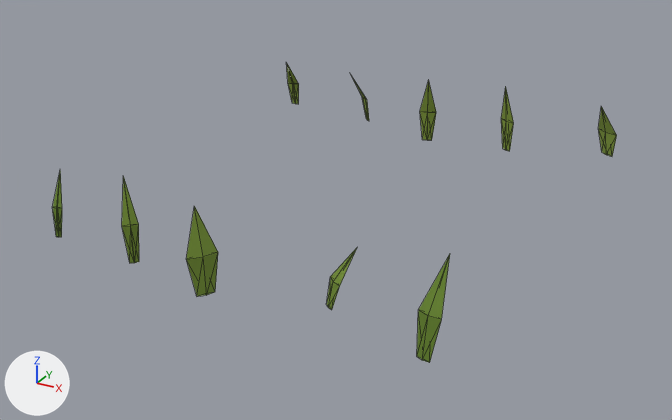
A saved change to the glTF model assets/custom/models/tile_decorations/tile_grass_strip_02.glb.
The view is the same before and after, from a camera (50 mm lens) standing at (0.82, -1.549, 0.729) and looking at (0.002, -0.061, -0.015). Arrows for +X, +Y and +Z are at lower left; the lights stay in place. The picture after the commit comes second. Mesh edges are drawn as thin lines. Vertices at exactly the same position are counted once.

Before the edit, the objects in view are built like this:
```python
me_tile_grass_strip_02_mesh = bpy.data.meshes.new('tile_grass_strip_02_mesh')
me_tile_grass_strip_02_mesh.from_pydata(...)  # 90 vertices, 140 faces; spans x -0.434..0.42, y -0.5..0.5, z -0.006..0.149
me_tile_grass_strip_02_mesh.materials.append(mat_tiledetails_grass)  # picture img_grass_palette
ob_tile_grass_strip_02 = bpy.data.objects.new('tile_grass_strip_02', me_tile_grass_strip_02_mesh)
ob_tile_grass_strip_02.location = (0.0, 0.0, 0.0)
```
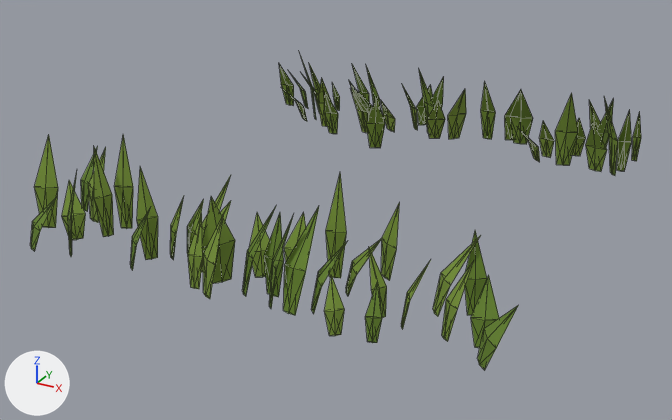
Patch to the scene script:
```diff
--- a/assets/custom/models/tile_decorations/tile_grass_strip_02.glb.py
+++ b/assets/custom/models/tile_decorations/tile_grass_strip_02.glb.py
@@ me_tile_grass_strip_02_mesh @@
-me_tile_grass_strip_02_mesh.from_pydata(...)  # 90 vertices, 140 faces; spans x -0.434..0.42, y -0.5..0.5, z -0.006..0.149
+me_tile_grass_strip_02_mesh.from_pydata(...)  # 648 vertices, 1008 faces; spans x -0.448..0.495, y -0.5..0.5, z -0.006..0.172
+# me_tile_grass_strip_02_mesh part 1: the loose piece of 9 vertices spanning x -0.217..-0.179, y -0.454..-0.42, z -0.006..0.141 is multiplied about its middle by the matrix ((-0.094, 1.066, -0.014), (-1.066, -0.095, -0.014), (-0.015, 0.013, 1.07)), then moved by (0.315, -0.015, 0.006)
+# me_tile_grass_strip_02_mesh part 2: the loose piece of 9 vertices spanning x 0.363..0.403, y -0.491..-0.438, z -0.006..0.145 is multiplied about its middle by the matrix ((0.878, -0.663, 0.009), (0.663, 0.878, -0.021), (0.005, 0.022, 1.1)), then moved by (-0.818, 0.075, 0.008)
+# me_tile_grass_strip_02_mesh part 3: the loose piece of 9 vertices spanning x 0.18..0.217, y -0.428..-0.382, z -0.006..0.091 is multiplied about its middle by the matrix ((0.24, -0.815, 0.017), (0.815, 0.24, -0.022), (0.016, 0.022, 0.85)), then moved by (0.028, -0.074, -0.007)
+# me_tile_grass_strip_02_mesh part 4: the loose piece of 9 vertices spanning x -0.033..0.002, y -0.5..-0.455, z -0.006..0.14 is multiplied about its middle by the matrix ((0.018, 0.906, -0.01), (-0.906, 0.018, -0.016), (-0.016, 0.011, 0.906)), then moved by (0.24, 0.196, -0.007)
+# me_tile_grass_strip_02_mesh part 5: the loose piece of 9 vertices spanning x -0.221..-0.182, y 0.415..0.459, z -0.006..0.121 is multiplied about its middle by the matrix ((-0.846, -0.245, -0.017), (0.245, -0.846, -0.012), (-0.013, -0.016, 0.881)), then moved by (0.529, -0.847, -0.007)
+# me_tile_grass_strip_02_mesh part 6: the loose piece of 9 vertices spanning x 0.363..0.403, y -0.491..-0.438, z -0.006..0.145 is copied, and the copy is turned -23.4 degrees about the z axis through its middle and scaled by 0.813, then moved by (0.012, 0.061, -0.014); it spans x 0.377..0.411, y -0.426..-0.387, z -0.006..0.117
+# me_tile_grass_strip_02_mesh part 7: the loose piece of 9 vertices spanning x -0.434..-0.403, y 0.43..0.486, z -0.006..0.121 is multiplied about its middle by the matrix ((-0.592, 0.561, -0.018), (-0.561, -0.592, 0.014), (-0.004, 0.023, 0.816)), then moved by (0.677, -0.853, -0.013)
+# me_tile_grass_strip_02_mesh part 8: the loose piece of 9 vertices spanning x -0.386..-0.368, y -0.435..-0.399, z -0.006..0.114 is turned 168 degrees about the z axis through its middle and scaled by 1.04, then moved by (0.839, 0.883, 0.002)
+# me_tile_grass_strip_02_mesh part 9: the loose piece of 9 vertices spanning x -0.221..-0.182, y 0.415..0.459, z -0.006..0.121 is copied, and the copy is multiplied about its middle by the matrix ((0.939, -0.048, 0.014), (0.048, 0.939, 0.019), (-0.015, -0.018, 0.94)), then moved by (0.137, -0.004, -0.003); it spans x -0.08..-0.047, y 0.412..0.453, z -0.006..0.115
+# me_tile_grass_strip_02_mesh part 10: the loose piece of 9 vertices spanning x 0.363..0.403, y -0.491..-0.438, z -0.006..0.145 is copied, and the copy is multiplied about its middle by the matrix ((-0.901, -0.174, -0.004), (0.174, -0.901, -0.009), (-0.002, -0.009, 0.918)), then moved by (-0.01, 0.928, -0.007); it spans x 0.358..0.392, y 0.44..0.49, z -0.006..0.132
+# me_tile_grass_strip_02_mesh part 11: the loose piece of 9 vertices spanning x 0.372..0.42, y 0.46..0.5, z -0.006..0.115 is deleted
+# me_tile_grass_strip_02_mesh part 12: the loose piece of 9 vertices spanning x 0.17..0.206, y 0.395..0.416, z -0.006..0.149 is deleted
+# me_tile_grass_strip_02_mesh part 13: the loose piece of 9 vertices spanning x -0.015..0.023, y 0.362..0.389, z -0.006..0.148 is deleted
+# me_tile_grass_strip_02_mesh part 14: 297 vertices added at x -0.447..0.468, y 0.247..0.5, z -0.006..0.172
+# me_tile_grass_strip_02_mesh part 15: 261 vertices added at x -0.434..0.495, y -0.5..-0.275, z -0.006..0.171
 me_tile_grass_strip_02_mesh.materials.append(mat_tiledetails_grass)
```

What differs and where, as boxes [x1, y1, x2, y2] in the pictures (672 x 420 px; the box of a moved part takes in the faces that stretch with it):
'tile_grass_strip_02', reshaped (8% wider): before [52, 62, 617, 363]; after [30, 54, 641, 370]
part 1 of me_tile_grass_strip_02_mesh, moved or reshaped: before [122, 176, 139, 263]; after [269, 217, 293, 309]
part 2 of me_tile_grass_strip_02_mesh, moved or reshaped: before [417, 254, 450, 363]; after [34, 135, 58, 228]
part 3 of me_tile_grass_strip_02_mesh, moved or reshaped: before [327, 248, 357, 310]; after [324, 274, 345, 336]
part 4 of me_tile_grass_strip_02_mesh, moved or reshaped: before [186, 206, 218, 296]; after [381, 204, 399, 280]
part 5 of me_tile_grass_strip_02_mesh, moved or reshaped: before [351, 75, 369, 121]; after [401, 260, 431, 329]
part 6 of me_tile_grass_strip_02_mesh, added (green): after [442, 261, 474, 341]
part 7 of me_tile_grass_strip_02_mesh, moved or reshaped: before [286, 62, 299, 104]; after [369, 247, 387, 318]
part 8 of me_tile_grass_strip_02_mesh, moved or reshaped: before [52, 171, 62, 237]; after [632, 111, 641, 161]
part 9 of me_tile_grass_strip_02_mesh, added: after [403, 86, 418, 130]
part 10 of me_tile_grass_strip_02_mesh, added: after [589, 99, 600, 129]
part 11 of me_tile_grass_strip_02_mesh, deleted (green): before [598, 106, 617, 156]
part 12 of me_tile_grass_strip_02_mesh, deleted (green): before [501, 87, 514, 151]
part 13 of me_tile_grass_strip_02_mesh, deleted (green): before [420, 80, 436, 140]
part 14 of me_tile_grass_strip_02_mesh, added (green): after [279, 54, 632, 175]
part 15 of me_tile_grass_strip_02_mesh, added (green): after [30, 135, 518, 370]
